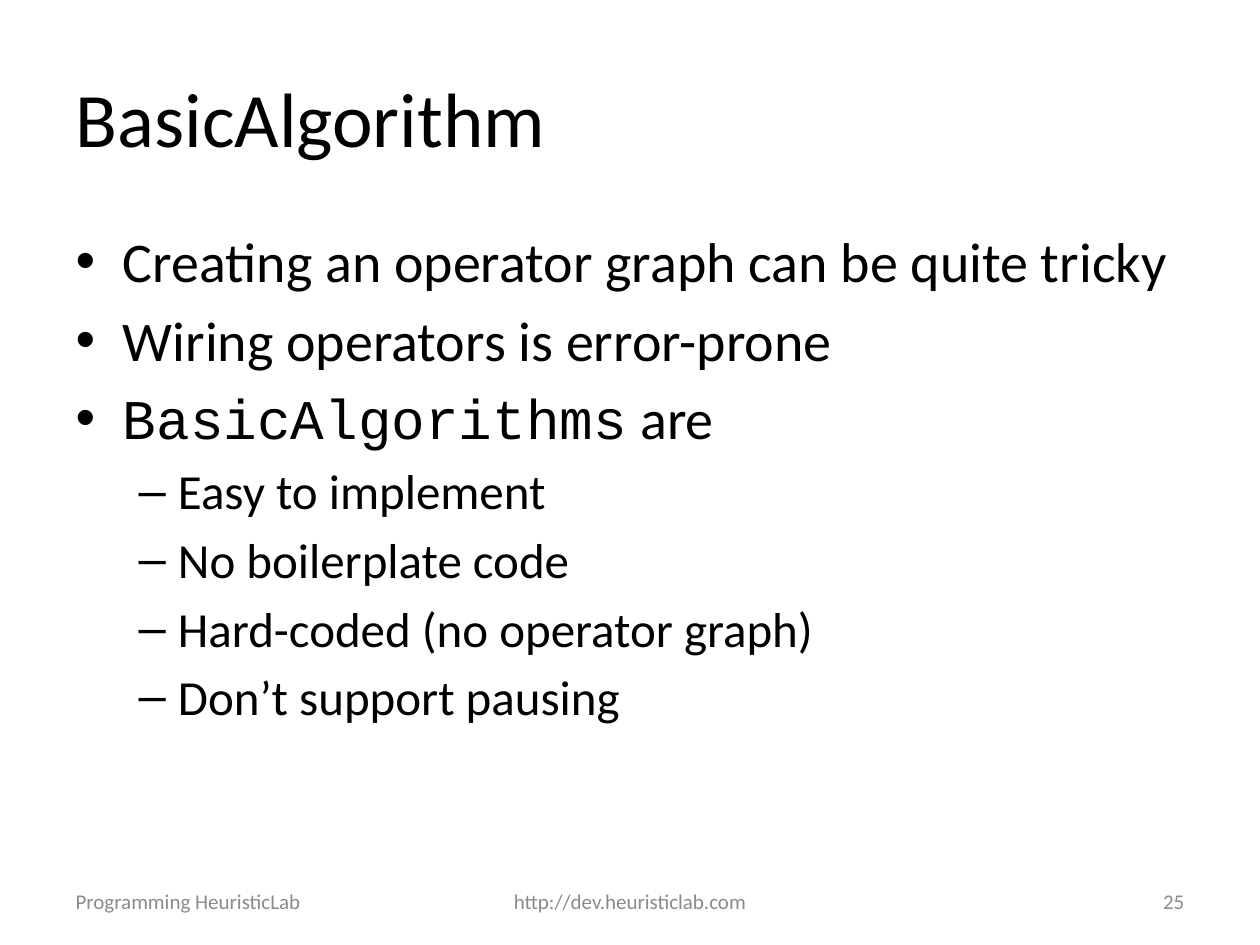
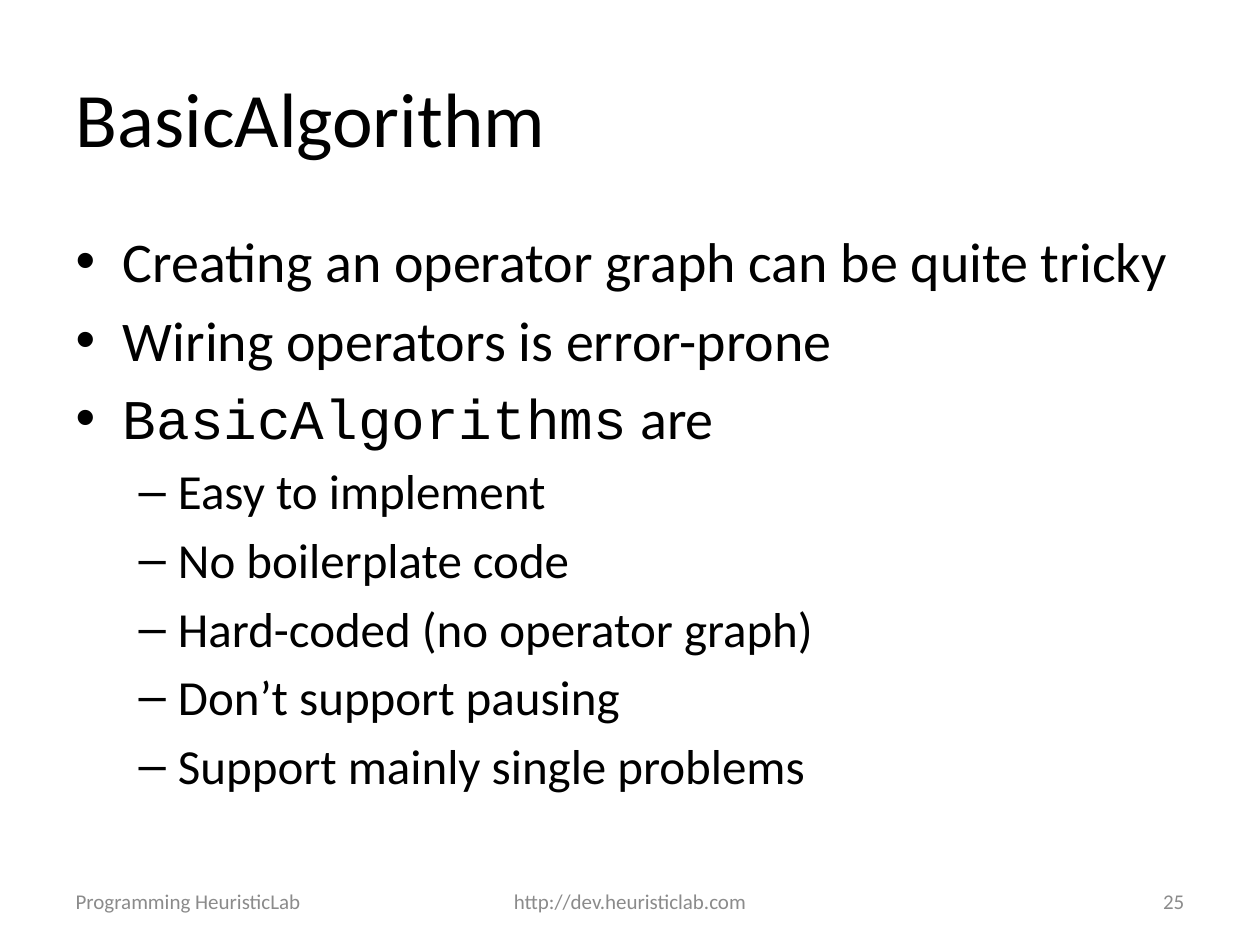
Before and after one commit to heal-research/HeuristicLab, a slide deck: slide 25 of documentation/Tutorials/Programming HeuristicLab - Algorithms and Problems.pptx. Drawn at 1260x945 pixels with LibreOffice and Linux fonts; fonts in the diff are those of the drawing; background and template pictures are left out. Boxes give left, top, right and bottom in pixels: in the first picture for what was removed or moved away, otherwise in the second. Text is boxed around its words. In the diff, an @@ line names an element or a change of style, - is before the commit and + after.

```diff
--- a/documentation/Tutorials/Programming HeuristicLab - Algorithms and Problems.pptx
+++ b/documentation/Tutorials/Programming HeuristicLab - Algorithms and Problems.pptx
@@ text at <box>178,750,804,793</box>: paragraph added @@
+  – Support mainly single problems
```
Also in this commit, not shown: 1 other slide changed, 3 other files.
